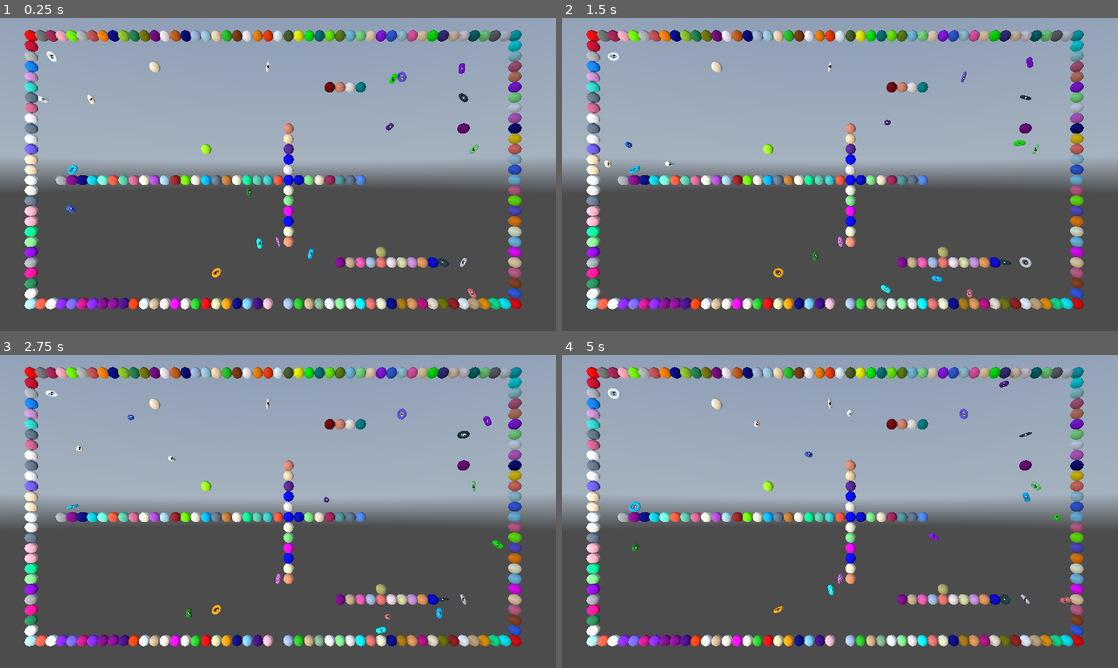
Above: before the commit, frames 1-4 (two rows, left to right).
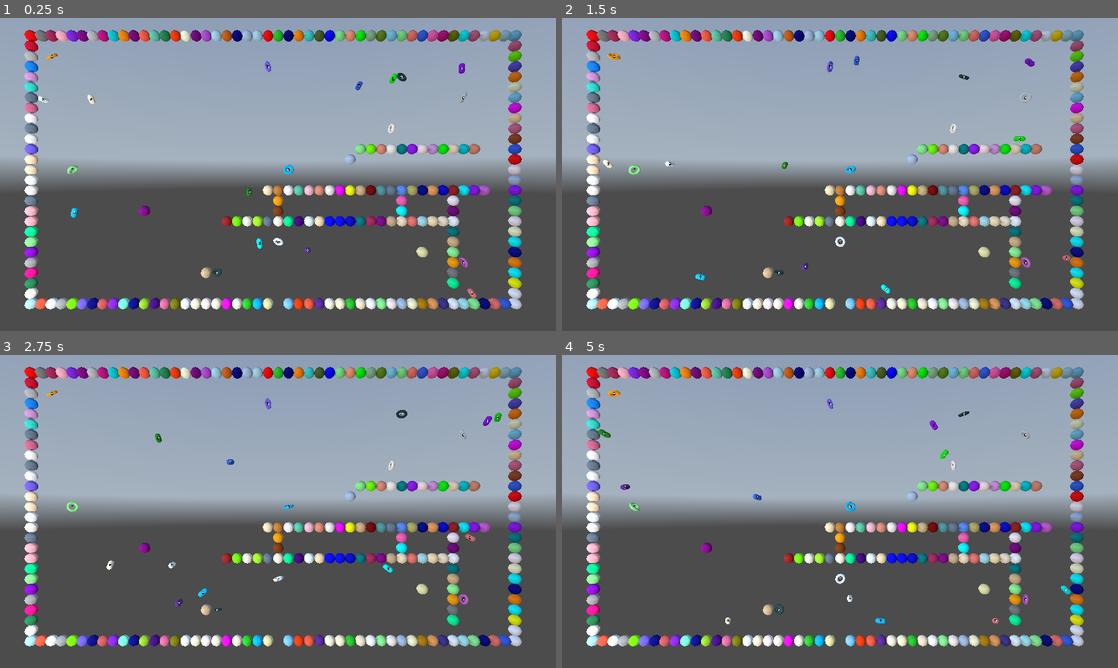
Above: after the commit, the same moments.

Repository: kasworld/gd4snakebyte3d
Game: Godot game, scene res://main.tscn
Same seed, same stepped clock (60 frames per second), same inputs: the game is played once before the commit and once after it. A sky picture missing from this copy of the repository is replaced by a grey-blue gradient.
Inputs (mouse positions are in pixels of both pictures, inside the frame that each line leads up to):
- Up to frame 1 (0.25 s): no input
- Up to frame 2 (1.5 s): tap Enter at 0.5 s; move the mouse to (962, 158) at 0.52 s; click (962, 158) at 0.67 s; move the mouse to (728, 190) at 1.27 s; click (728, 190) at 1.42 s
- Up to frame 3 (2.75 s): move the mouse to (333, 442) at 2.02 s; click (333, 442) at 2.17 s
- Up to frame 4 (5 s): move the mouse to (812, 574) at 2.77 s; click (812, 574) at 2.92 s; move the mouse to (1006, 558) at 3.52 s; click (1006, 558) at 3.67 s; move the mouse to (673, 464) at 4.27 s; click (673, 464) at 4.42 s

The runs differ from the first frame. In frame 1, 13% of the frame differs, in the area x 8-94%, y 3-94%; in frame 2, 14%; in frame 3, 14%; in frame 4, 14%, in the area x 6-94%, y 3-94%.

Commit message:
fix draw

Diff:
--- a/lib/placed_things.gd
+++ b/lib/placed_things.gd
@@ -30,6 +30,10 @@
 
 # include x2
 func draw_hline(x1 :int, x2 :int, y :int , v) -> Dictionary:
+	if x1 > x2 :
+		var t = x1
+		x1 = x2
+		x2 = t
 	var rtn := {}
 	for x in range(x1,x2+1):
 		var pos := Vector2i(x,y)
@@ -40,6 +44,10 @@
 
 # include y2
 func draw_vline(x :int, y1 :int, y2 :int , v) -> Dictionary:
+	if y1 > y2 :
+		var t = y1
+		y1 = y2
+		y2 = t
 	var rtn := {}
 	for y in range(y1,y2+1):
 		var pos := Vector2i(x,y)
--- a/plum.gd
+++ b/plum.gd
@@ -58,15 +58,21 @@
 	elif 기존방향3.right == null and 기존방향3.left == null: # 진행 방향이 막혀 있어 뒤로 반사
 		new_dir = Dir8Lib.DirOpppsite(old_dir)
 		move_dir = new_dir
+		rotate_v = randf_range(-5,5)
 	elif 기존방향3.right != null and 기존방향3.left != null: # 진행 방향이 막혀 있어 뒤로 반사
 		new_dir = Dir8Lib.DirOpppsite(old_dir)
 		move_dir = new_dir
+		rotate_v = randf_range(-5,5)
 	elif 기존방향3.right == null and 기존방향3.left != null: # 오른쪽이 비어 있어 오른쪽으로 반사
 		new_dir = Dir8Lib.DirTurnRight(old_dir)
 		move_dir = Dir8Lib.DirTurnRight(old_dir, 1)
+		rotate_v = randf_range(-5,5)
 	elif 기존방향3.right != null and 기존방향3.left == null: # 왼쪽이 비어 있어 왼쪽으로 반사
 		new_dir = Dir8Lib.DirTurnLeft(old_dir)
 		move_dir = Dir8Lib.DirTurnLeft(old_dir, 1)
+		rotate_v = randf_range(-5,5)
+	else :
+		assert(false, "find_new_dir")
 	return { "dir":new_dir, "move":move_dir }
 
 func move2d() -> void:
--- a/stage.gd
+++ b/stage.gd
@@ -48,24 +48,24 @@
 	for i in n:
 		match i % 3:
 			0:
-				field.set_at(rand2dpos(), Things.Wall)
+				field.set_at(rand2dpos(2), Things.Wall)
 			1:
-				var x1 = rand_x()
-				var x2 = rand_x()
-				var y = rand_y()
+				var x1 = rand_x(2)
+				var x2 = rand_x(2)
+				var y = rand_y(2)
 				field.draw_hline(x1,x2,y,Things.Wall)
 			2:
-				var x = rand_x()
-				var y1 = rand_y()
-				var y2 = rand_y()
+				var x = rand_x(2)
+				var y1 = rand_y(2)
+				var y2 = rand_y(2)
 				field.draw_vline(x,y1,y2,Things.Wall)
 
-func rand_x() -> int:
-	return randi_range(1,Settings.FieldWidth-2)
-func rand_y() -> int:
-	return randi_range(1,Settings.FieldHeight-2)
-func rand2dpos() -> Vector2i:
-	return Vector2i( rand_x(), rand_y() )
+func rand_x(margin :int=1) -> int:
+	return randi_range(margin,Settings.FieldWidth-1-margin)
+func rand_y(margin :int=1) -> int:
+	return randi_range(margin,Settings.FieldHeight-1-margin)
+func rand2dpos(margin :int=1) -> Vector2i:
+	return Vector2i( rand_x(margin), rand_y(margin) )
 func find_empty_pos(trycount :int) -> Vector2i:
 	for i in trycount:
 		var pos := rand2dpos()
